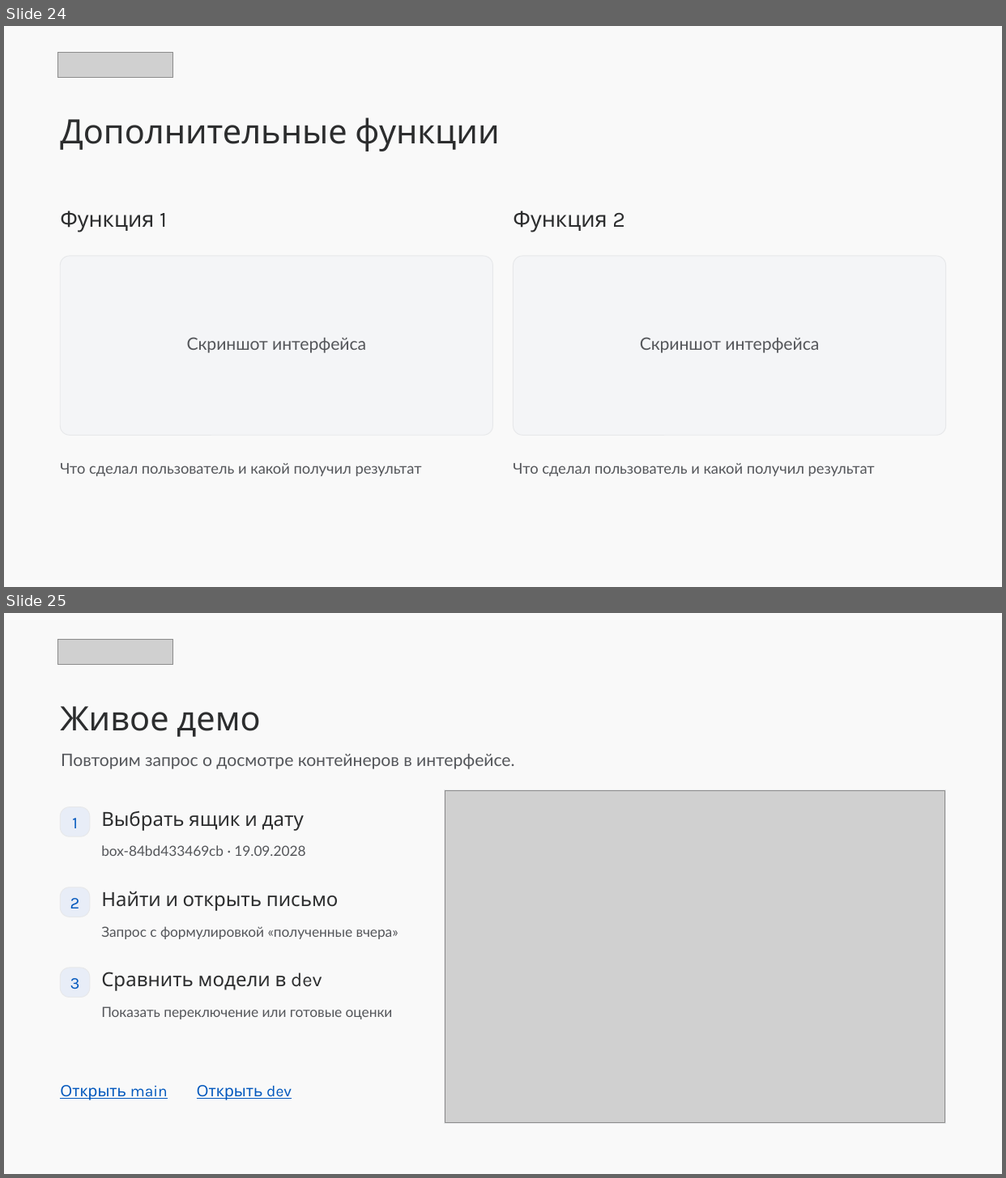
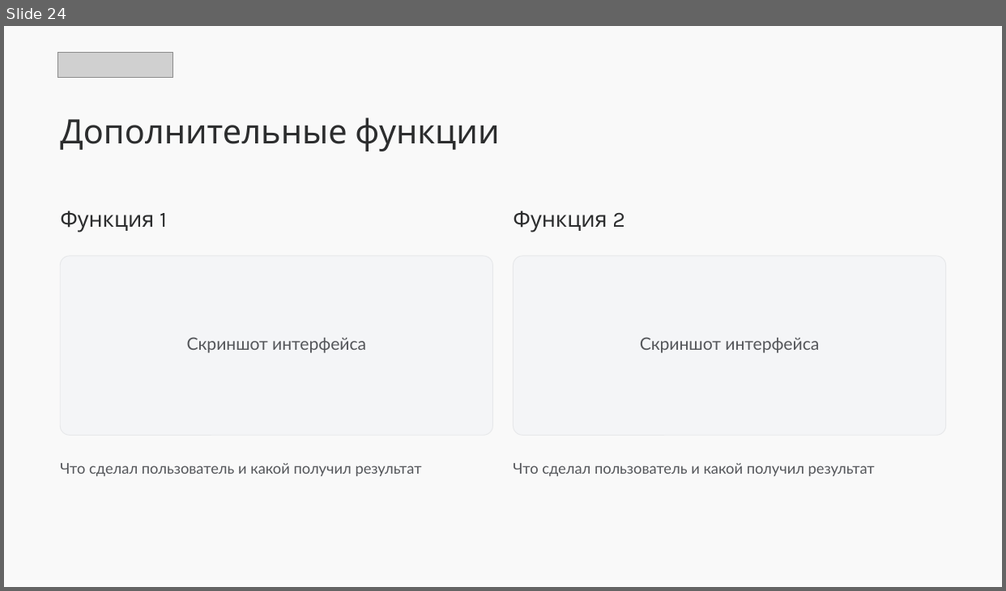
Before and after one commit to GalimovKI/pentada-astr, a slide deck: SmartMail — Mail.pptx. Shown one above the other, each under a label of ours: slides 24 and 25 before the commit, slide 24 after it. The pictures are 1006x1178 and 1006x591 pixels, drawn with LibreOffice and Linux fonts; fonts in the diff are those of the drawing; grey boxes stand for pictures. Boxes give left, top, right and bottom in pixels: in the first picture for what was removed or moved away, otherwise in the second. Text is boxed around its words. In the diff, an @@ line names an element or a change of style, - is before the commit and + after.

```diff
--- a/SmartMail — Mail.pptx
+++ b/SmartMail — Mail.pptx
@@ slide 25 removed at [4,613,1002,1174], background #F9F9F9 @@
@@ picture removed at [58,639,173,664] @@
@@ text removed at [60,706,260,737] @@
-Живое демо
@@ text removed at [61,754,514,769] @@
-Повторим запрос о досмотре контейнеров в интерфейсе.
@@ rounded rectangle removed at [60,807,90,837] @@
@@ rectangle removed at [445,790,947,1123] @@
@@ picture removed at [445,791,946,1123] @@
@@ text removed at [72,818,78,828] @@
-1
@@ text removed at [101,811,304,831] @@
-Выбрать ящик и дату
@@ text removed at [101,845,305,856] @@
-box-84bd433469cb · 19.09.2028
@@ rounded rectangle removed at [60,888,90,918] @@
@@ text removed at [70,898,80,909] @@
-2
@@ text removed at [101,892,339,911] @@
-Найти и открыть письмо
@@ text removed at [101,926,398,939] @@
-Запрос с формулировкой «полученные вчера»
@@ rounded rectangle removed at [60,968,90,998] @@
@@ text removed at [101,972,322,991] @@
-Сравнить модели в dev
@@ text removed at [70,978,80,990] @@
-3
@@ text removed at [101,1007,393,1020] @@
-Показать переключение или готовые оценки
@@ text removed at [60,1085,168,1101] @@
-Открыть main
@@ text removed at [197,1085,292,1101] @@
-Открыть dev
```
Also in this commit, not shown: 1 slide changed, 1 slide added, 1 other file.
